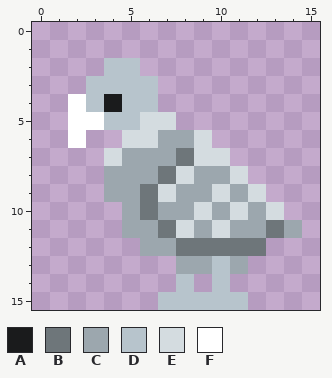
Pixel-art sprite -- Vulture.png. That is the earlier state.
The file is 128x128 pixels, drawn in blocks of 8x8; one block is one cell here.
Palette (. is transparent): A #1a1b1c  B #6e767a  C #9ca7ae  D #b7c4cc  E #d4dce0  F #ffffff
Pixels before, first column x 2:
 2 ..DD.........
 3 .DDDD........
 4 FDADD........
 5 FFDDEE.......
 6 F..EECCE.....
 7 ..ECCCBEE....
 8 ..CCCBECCE...
 9 ..CCBECCECE..
10 ...CBCCECECE.
11 ...CCBECECCBC
12 ....CCBBBBB..
13 ......CCDC...
14 ......D.D....
15 .....DDDDD...
The same view after the edit:
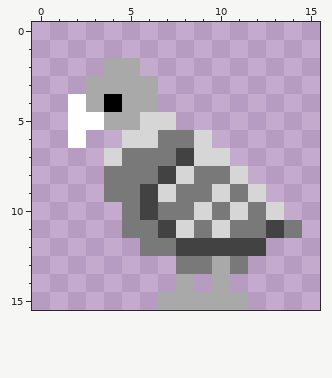
What changed:
colour A: #1a1b1c -> #000000
colour B: #6e767a -> #424242
colour C: #9ca7ae -> #797979
colour D: #b7c4cc -> #a9a9a9
colour E: #d4dce0 -> #d6d6d6
Boxes around the changes in both pictures, in picture pixels (x1, y1, x2, y2):
changed: (86, 58, 302, 310)
